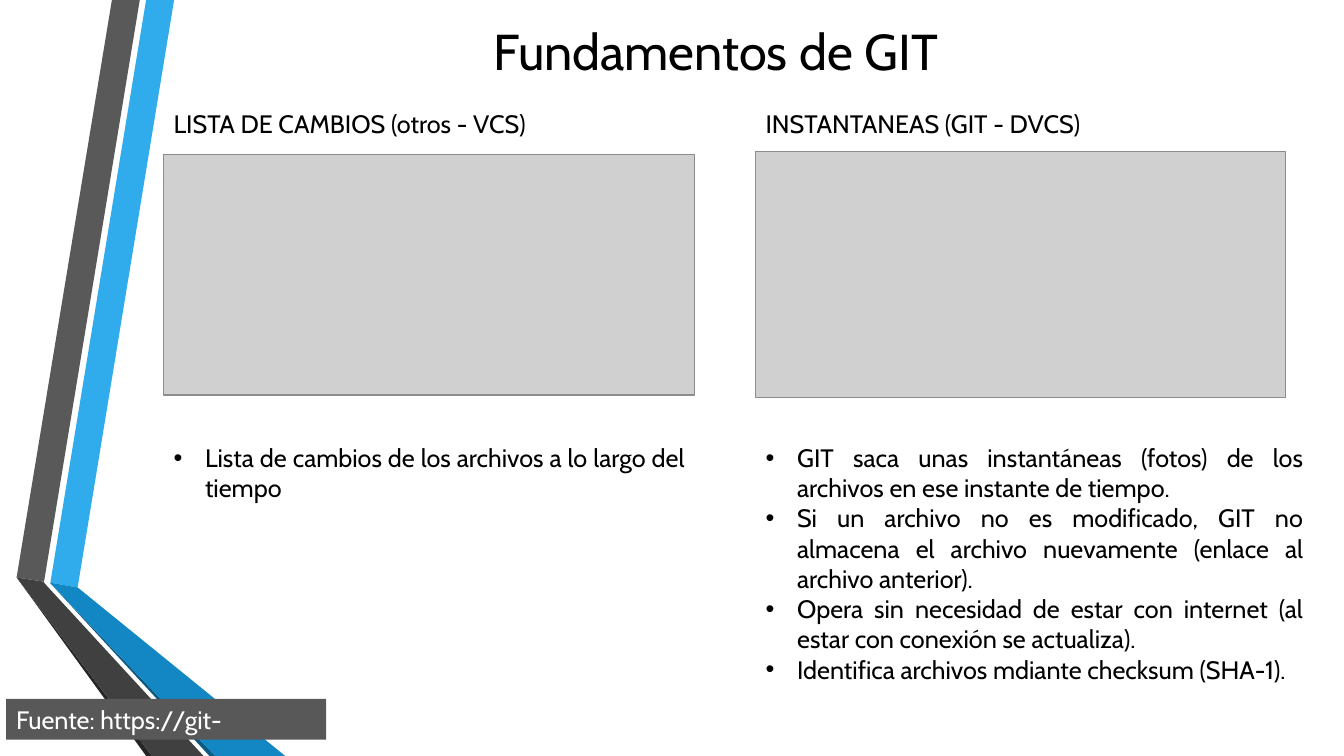
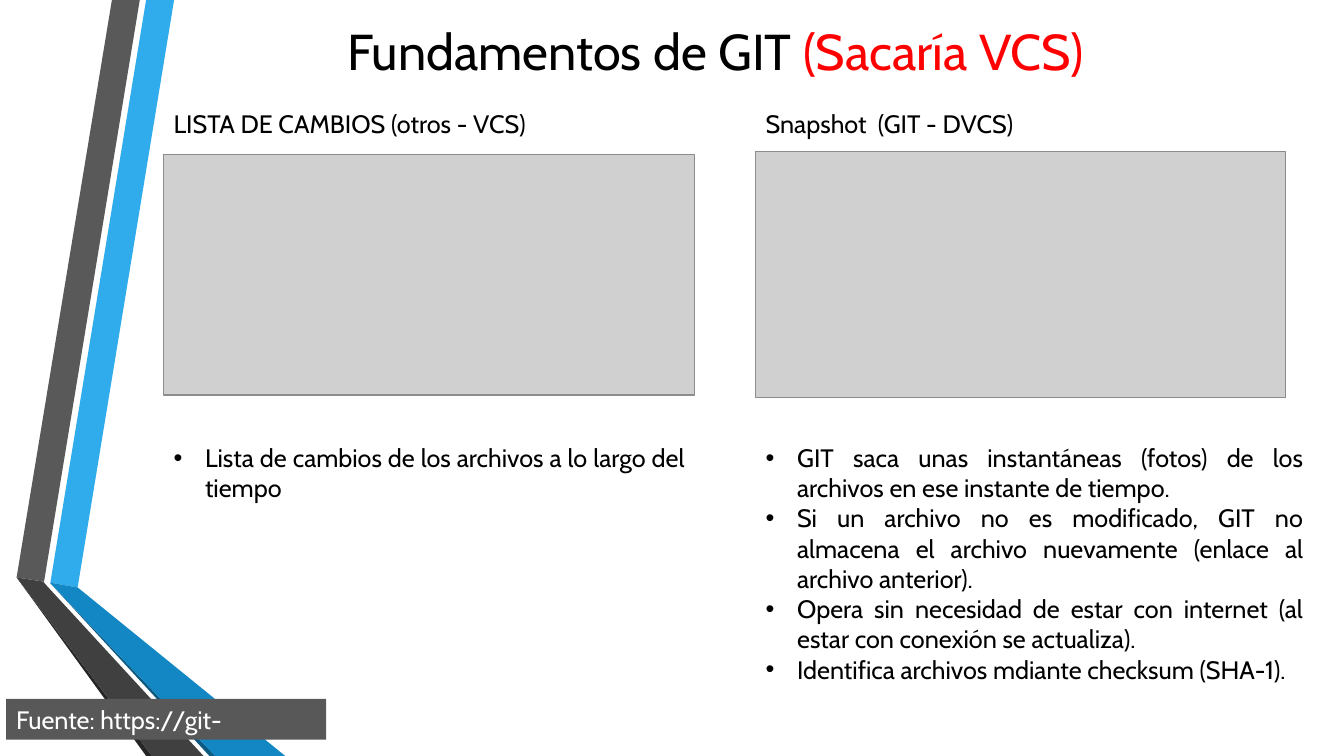
Before and after one commit to campus-digital/tutorialgit, a slide deck: slide 13 of documentos/Presentación3.pptx (slide 9 before the commit). Drawn at 1344x756 pixels with LibreOffice and Linux fonts; fonts in the diff are those of the drawing; grey boxes stand for pictures; background and template pictures are left out. Boxes give left, top, right and bottom in pixels: in the first picture for what was removed or moved away, otherwise in the second. Text is boxed around its words. In the diff, an @@ line names an element or a change of style, - is before the commit and + after.

```diff
--- a/documentos/Presentación3.pptx
+++ b/documentos/Presentación3.pptx
@@ title at [348,32,1084,77]: text changed @@
-Fundamentos de GIT
+Fundamentos de GIT (Sacaría VCS)
@@ text at [766,114,1014,139]: text changed @@
-INSTANTANEAS (GIT - DVCS)
+Snapshot (GIT - DVCS)
```
Also in this commit, not shown: 7 other slides changed, 5 slides added.
